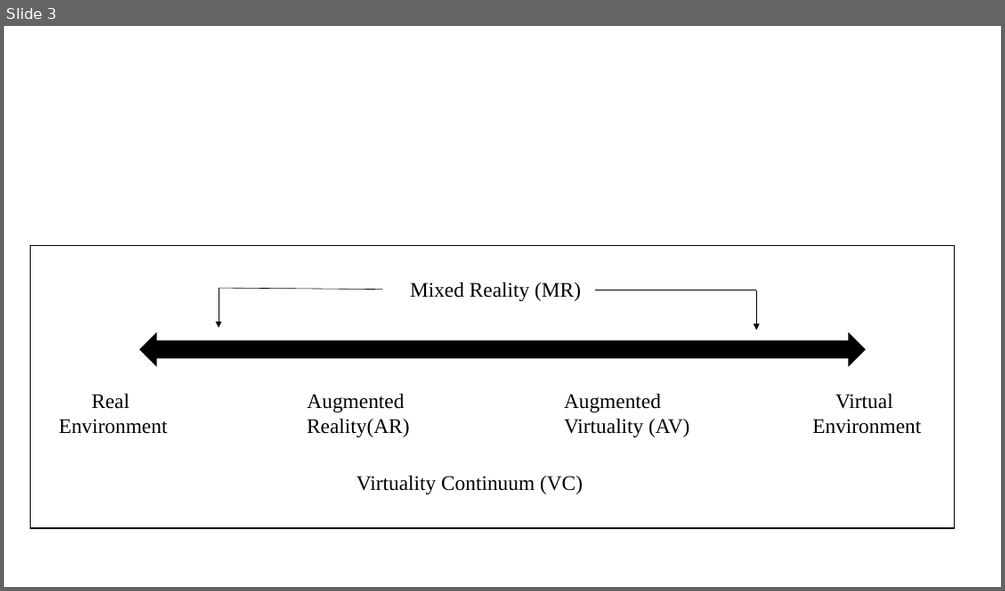
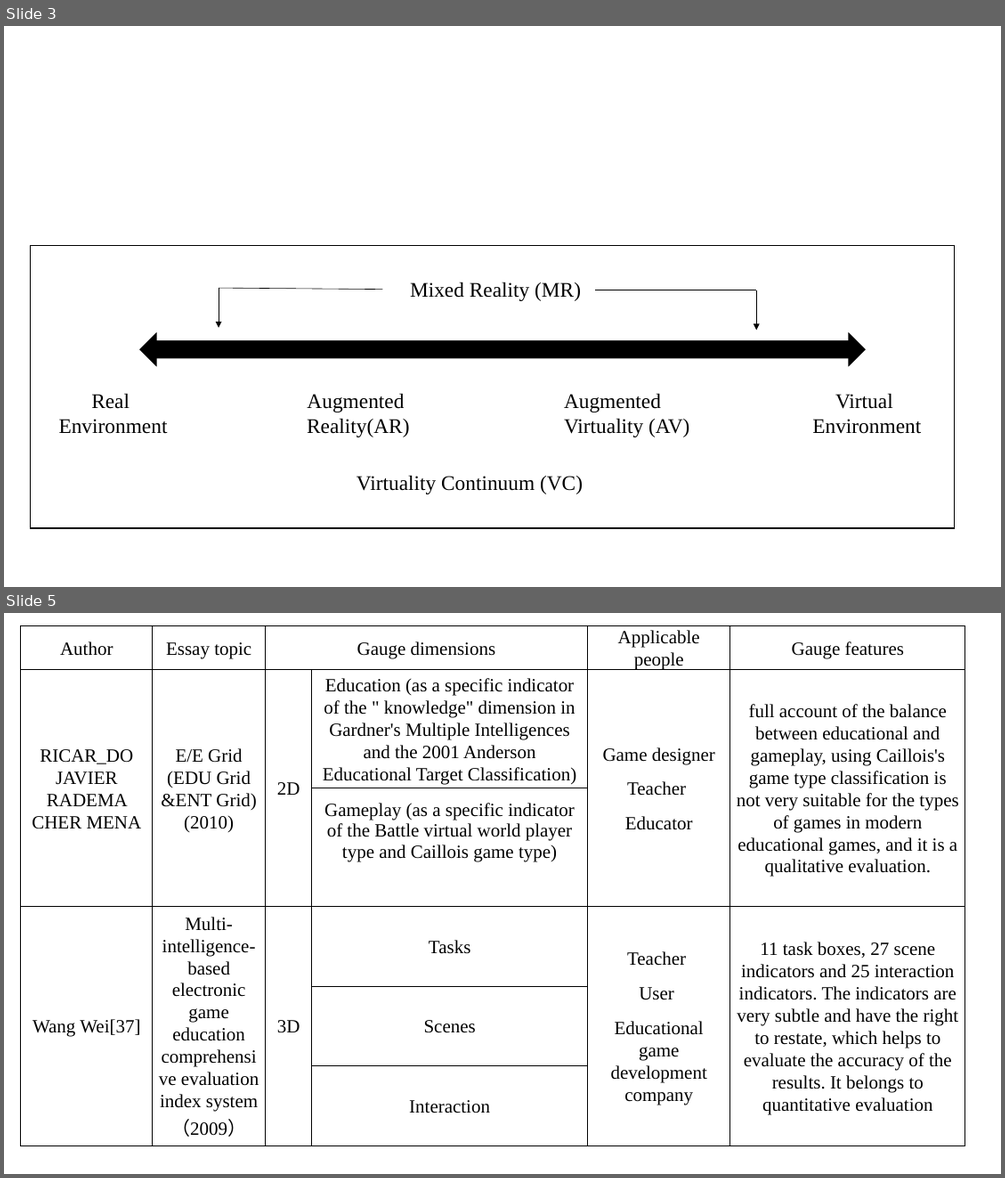
Before and after one commit to duanxiaoyun/ppaperssss, a slide deck: bi_ye_lun_wen/cao gao/temp files.pptx. Shown one above the other, each under a label of ours: slide 3 before the commit, slides 3 and 5 after it; the slides between them are not shown. The pictures are 1005x591 and 1005x1178 pixels, drawn with LibreOffice and Linux fonts; fonts in the diff are those of the drawing. Boxes give left, top, right and bottom in pixels: in the first picture for what was removed or moved away, otherwise in the second. Text is boxed around its words. In the diff, an @@ line names an element or a change of style, - is before the commit and + after.

```diff
--- a/bi_ye_lun_wen/cao gao/temp files.pptx
+++ b/bi_ye_lun_wen/cao gao/temp files.pptx
@@ slide 5 added at bbox=[4, 613, 1001, 1174], background #FFFFFF @@
@@ table added at bbox=[20, 625, 965, 1148], 6 rows, 6 columns @@
+Author | Essay topic | Gauge dimensions |  | Applicable people | Gauge features
+RICAR_DO JAVIER RADEMA CHER MENA | E/E Grid (EDU Grid &ENT Grid) (2010) | 2D | Education (as a specific indicator of the " knowledge" dimension in Gardner's Multiple Intelligences and the 2001 Anderson Educational Target Classification) | Game designer / Teacher / Educator | full account of the balance between educational and gameplay, using Caillois's game type classification is not very suitable for the types of games in modern educational games, and it is a qualitative evaluation.
+ |  |  | Gameplay (as a specific indicator of the Battle virtual world player type and Caillois game type) |  | 
+Wang Wei[37] | Multi-intelligence-based electronic game education comprehensive evaluation index system（2009） | 3D | Tasks | Teacher / User / Educational game development company | 11 task boxes, 27 scene indicators and 25 interaction indicators. The indicators are very subtle and have the right to restate, which helps to evaluate the accuracy of the results. It belongs to quantitative evaluation
+ |  |  | Scenes |  | 
+ |  |  | Interaction |  | 
```
Also in this commit, not shown: 2 other slides added, 2 other files.
